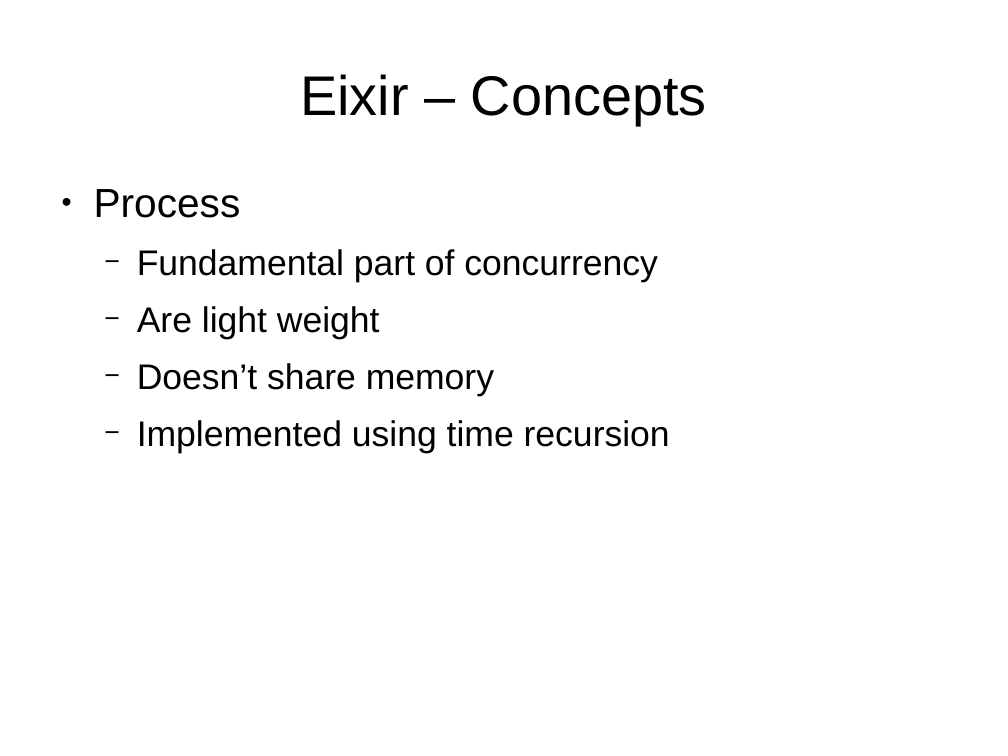
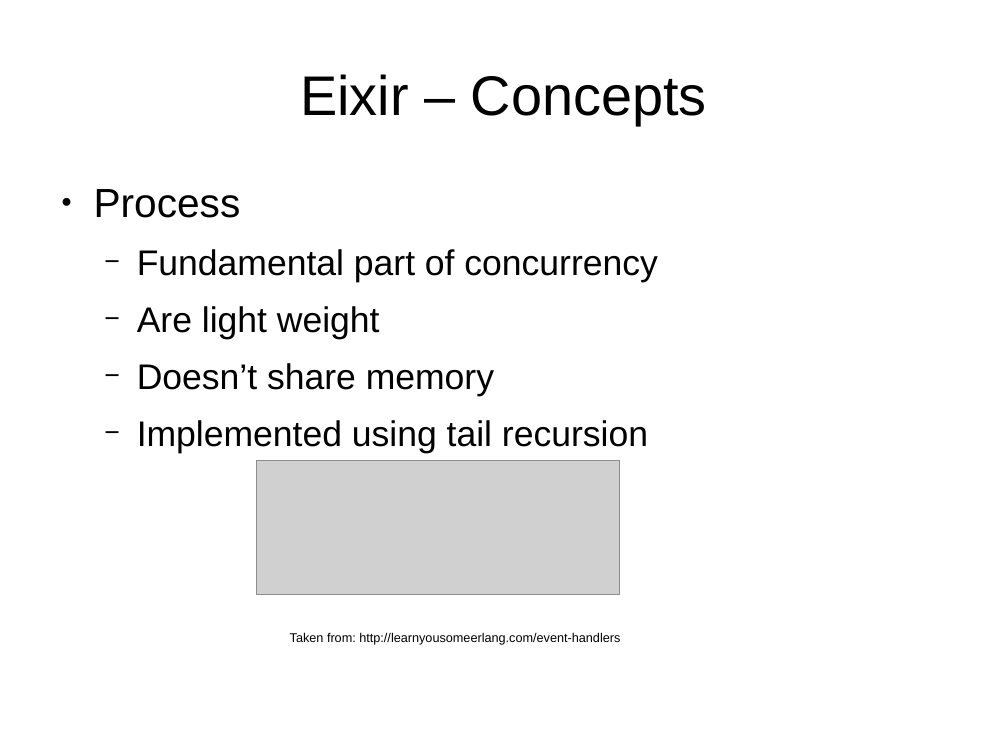
Before and after one commit to ramortegui/talks, a slide deck: slide 5 of elixir-otp-basics.odp (slide 4 before the commit). Drawn at 1008x756 pixels with LibreOffice and Linux fonts; fonts in the diff are those of the drawing; grey boxes stand for pictures. Boxes give left, top, right and bottom in pixels: in the first picture for what was removed or moved away, otherwise in the second. Text is boxed around its words. In the diff, an @@ line names an element or a change of style, - is before the commit and + after.

```diff
--- a/elixir-otp-basics.odp
+++ b/elixir-otp-basics.odp
@@ text at [137,420,648,454]: text changed @@
-  − Implemented using time recursion
+  − Implemented using tail recursion
@@ picture added at [256,461,619,595] @@
@@ text added at [290,632,620,645], 10 pt, text #000000 @@
+Taken from: http://learnyousomeerlang.com/event-handlers
```
Also in this commit, not shown: 5 other slides changed, 2 slides added, 1 slide removed, 53 other files.
